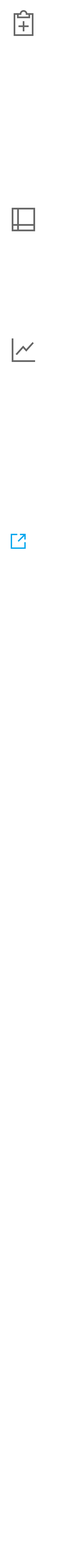
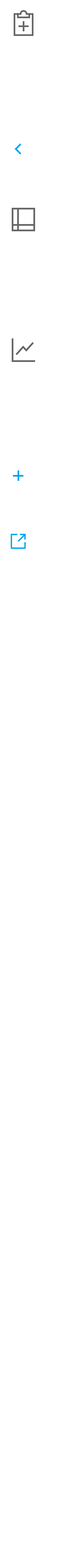
Two versions of the same layered image (65px x 1568px). Layer-by-layer changes:
pixels changed over [13, 143, 24, 481] (layer not identified)
